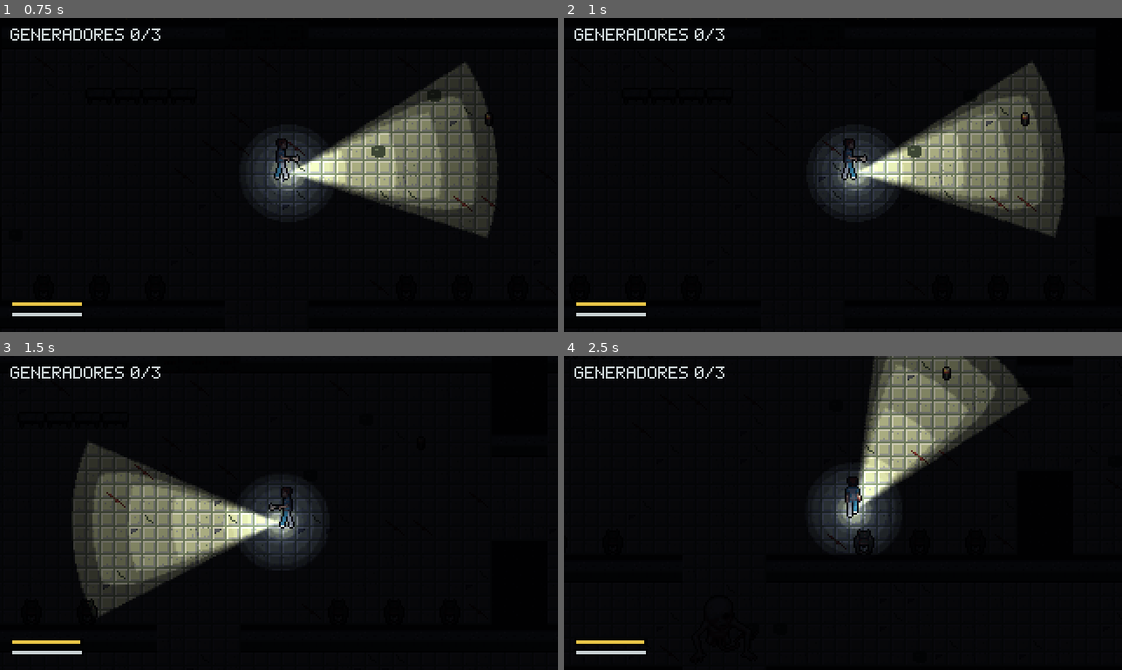
Above: before the commit, frames 1-4 (two rows, left to right).
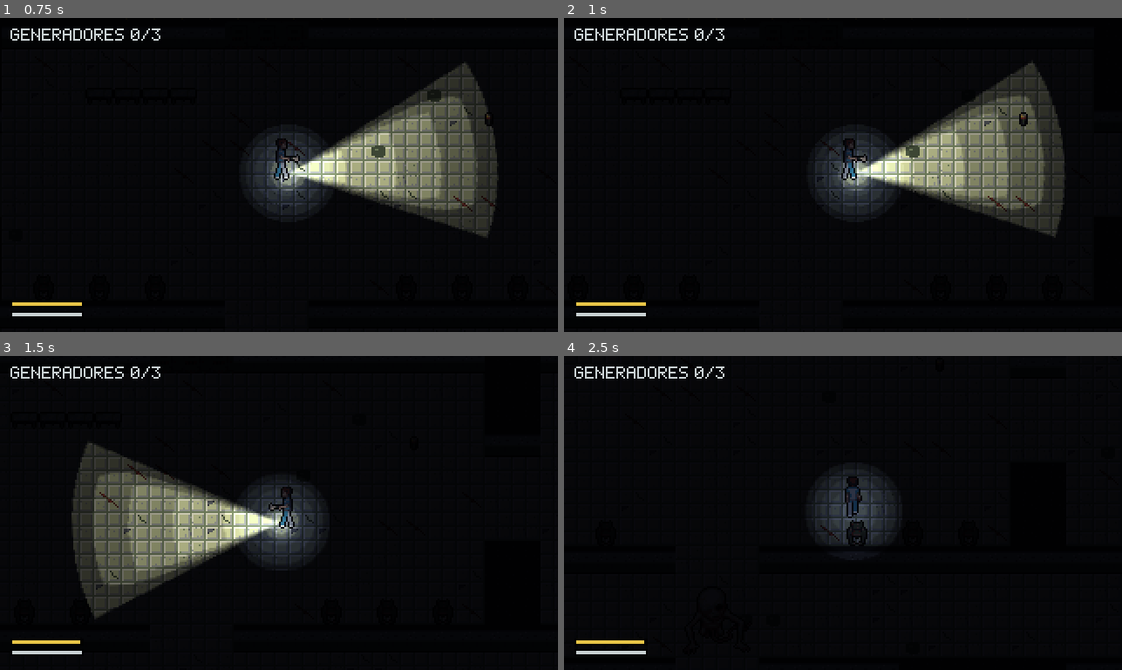
Above: after the commit, the same moments.

Repository: Skyfreefury/blackout-beta
Game: Godot game, scene res://scenes/main.tscn
Two runs of this game, one before a commit and one after it. Both use one fixed random seed, a clock stepped at 60 frames per second and the inputs below. This scene is started directly instead of the project's main scene.
Inputs (mouse positions are in pixels of both pictures, inside the frame that each line leads up to):
- Up to frame 1 (0.75 s): tap Enter at 0.5 s; move the mouse to (401, 159) at 0.52 s; hold D (move_right) from 0.53 s (still down); hold E (interact) from 0.53 s (still down); click (401, 159) at 0.67 s
- Up to frame 2 (1 s): keep holding D (move_right); keep holding E (interact); tap Space at 0.77 s; tap Shift (sprint) at 0.8 s
- Up to frame 3 (1.5 s): tap Space at 1.07 s; move the mouse to (167, 528) at 1.27 s; release D (move_right) at 1.28 s; release E (interact) at 1.28 s; hold S (move_down) from 1.28 s (still down); tap Shift (sprint) at 1.35 s; click (167, 528) at 1.42 s
- Up to frame 4 (2.5 s): tap Space at 1.52, 1.82 s; tap F (toggle_light) at 1.55 s; move the mouse to (898, 443) at 2.02 s; release S (move_down) at 2.03 s; hold D (move_right) from 2.03 s (still down); hold F (toggle_light) from 2.03 s (still down); click (898, 443) at 2.17 s; tap Q at 2.3 s

Frame 1 is identical in both runs. In frame 2, 3.3% of the frame differs, in the area x 44-90%, y 15-69%; in frame 3, 4.1%; in frame 4, 9.3%, in the area x 44-84%, y 0-65%.

Commit message:
Controles más cercanos: Q linterna, Espacio correr
- Q o clic derecho enciende la linterna; F sigue valiendo
- Espacio corre; Mayús sigue valiendo
- La pausa muestra los controles

Co-Authored-By: Claude Opus 5.5 <noreply@anthropic.com>

Diff:
--- a/scripts/controls.gd
+++ b/scripts/controls.gd
@@ -1,5 +1,6 @@
 extends Node
-## Registra las acciones de teclado al arrancar.
+## Registra los controles al arrancar. Todo queda al alcance de la mano izquierda sobre WASD:
+## Q linterna, E interactuar, Espacio correr. Las teclas antiguas (F, Mayús) siguen valiendo.
 ## Usa teclas físicas para que WASD funcione igual en teclado español o inglés.
 
 const ACTIONS := {
@@ -7,12 +8,18 @@
 	"move_right": [KEY_D, KEY_RIGHT],
 	"move_up": [KEY_W, KEY_UP],
 	"move_down": [KEY_S, KEY_DOWN],
-	"sprint": [KEY_SHIFT],
-	"toggle_light": [KEY_F],
+	"sprint": [KEY_SPACE, KEY_SHIFT],
+	"toggle_light": [KEY_Q, KEY_F],
 	"interact": [KEY_E],
 	"restart": [KEY_R],
 	"toggle_fullscreen": [KEY_F11],
 }
+## Botones del ratón por acción.
+const MOUSE := {
+	"toggle_light": [MOUSE_BUTTON_RIGHT],
+}
+## Texto de ayuda que muestran la pausa y el README.
+const HELP := "WASD mover   RATÓN apuntar\nQ o clic derecho linterna\nE coger pila (mantener: reparar y reanimar)\nESPACIO correr   F11 pantalla completa"
 
 
 func _ready() -> void:
@@ -24,3 +31,7 @@
 			var event := InputEventKey.new()
 			event.physical_keycode = key
 			InputMap.action_add_event(action, event)
+		for button: MouseButton in MOUSE.get(action, []):
+			var click := InputEventMouseButton.new()
+			click.button_index = button
+			InputMap.action_add_event(action, click)
--- a/scripts/debug_run.gd
+++ b/scripts/debug_run.gd
@@ -75,6 +75,8 @@
 	if _args.has("walk"):
 		player.move_override = Vector2.RIGHT
 		player.aim_override = player.global_position + Vector2(200, 0)
+	if _args.has("pause"):
+		main.hud.toggle_pause()
 	if _args.has("cheat"):
 		# Salto imposible de 160 px: el anfitrión debe devolver al jugador a su sitio.
 		get_tree().create_timer(1.0).timeout.connect(func(): player.global_position += Vector2(160, 0))
--- a/scripts/hud.gd
+++ b/scripts/hud.gd
@@ -135,6 +135,10 @@
 	var note := Label.new()
 	note.text = "La partida sigue en marcha"
 	box.add_child(note)
+	var help := Label.new()
+	help.text = Controls.HELP
+	help.add_theme_color_override("font_color", Color("8a93a0"))
+	box.add_child(help)
 	box.add_child(_button("Volver", toggle_pause))
 	box.add_child(_button("Abandonar", leave_requested.emit))
 	_pause.add_child(box)
Binary file added: art/preview/pausa.png
